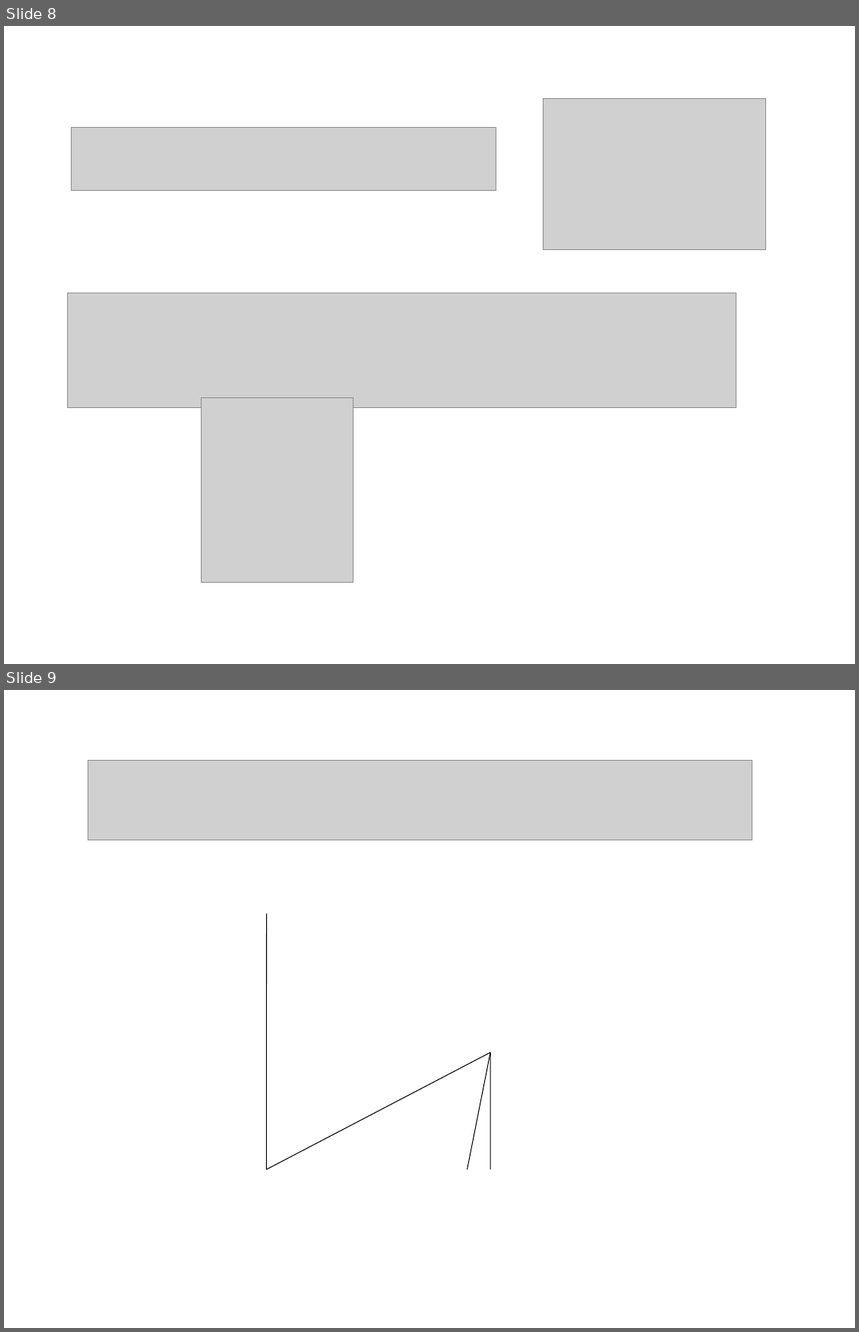
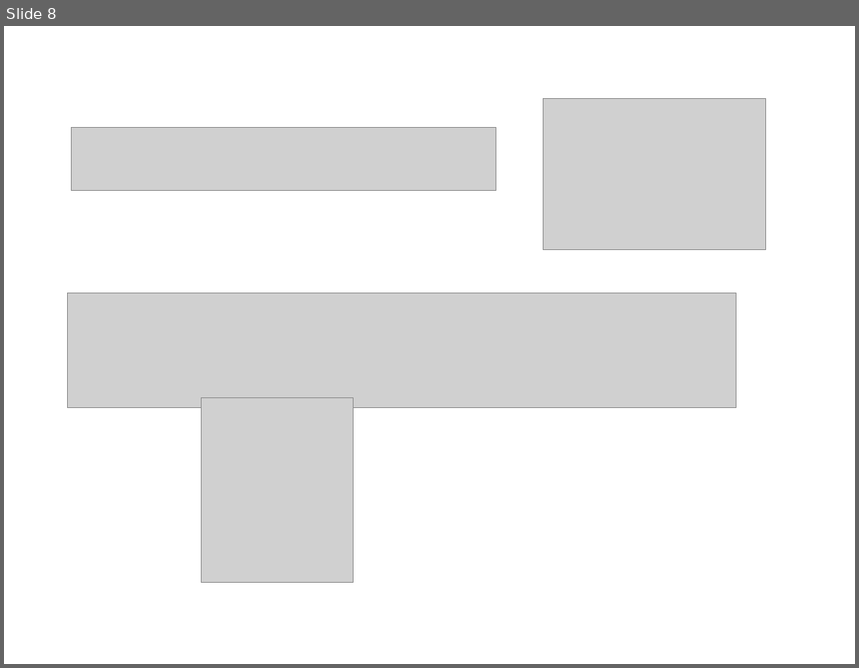
Before and after one commit to ericzhang/english-math, a slide deck: math/grade-7-下/7下数学北师大版-unit-2-相交线与平行线.ppt. Shown one above the other, each under a label of ours: slides 8 and 9 before the commit, slide 8 after it. The pictures are 859x1332 and 859x668 pixels, drawn with LibreOffice and Linux fonts; fonts in the diff are those of the drawing; grey boxes stand for pictures. Boxes give left, top, right and bottom in pixels: in the first picture for what was removed or moved away, otherwise in the second. Text is boxed around its words. In the diff, an @@ line names an element or a change of style, - is before the commit and + after.

```diff
--- a/math/grade-7-下/7下数学北师大版-unit-2-相交线与平行线.ppt
+++ b/math/grade-7-下/7下数学北师大版-unit-2-相交线与平行线.ppt
@@ slide 9 removed at (x1=4, y1=690, x2=855, y2=1328), background #FFFFFF @@
@@ picture removed at (x1=88, y1=760, x2=753, y2=840) @@
@@ line removed from (267, 1170) to (267, 914) @@
@@ line removed from (267, 1170) to (490, 1053) @@
@@ line removed from (468, 1170) to (490, 1053) @@
@@ line removed from (490, 1170) to (490, 1053) @@
```
Also in this commit, not shown: 7 slides changed, 7 slides added, 35 other files.
